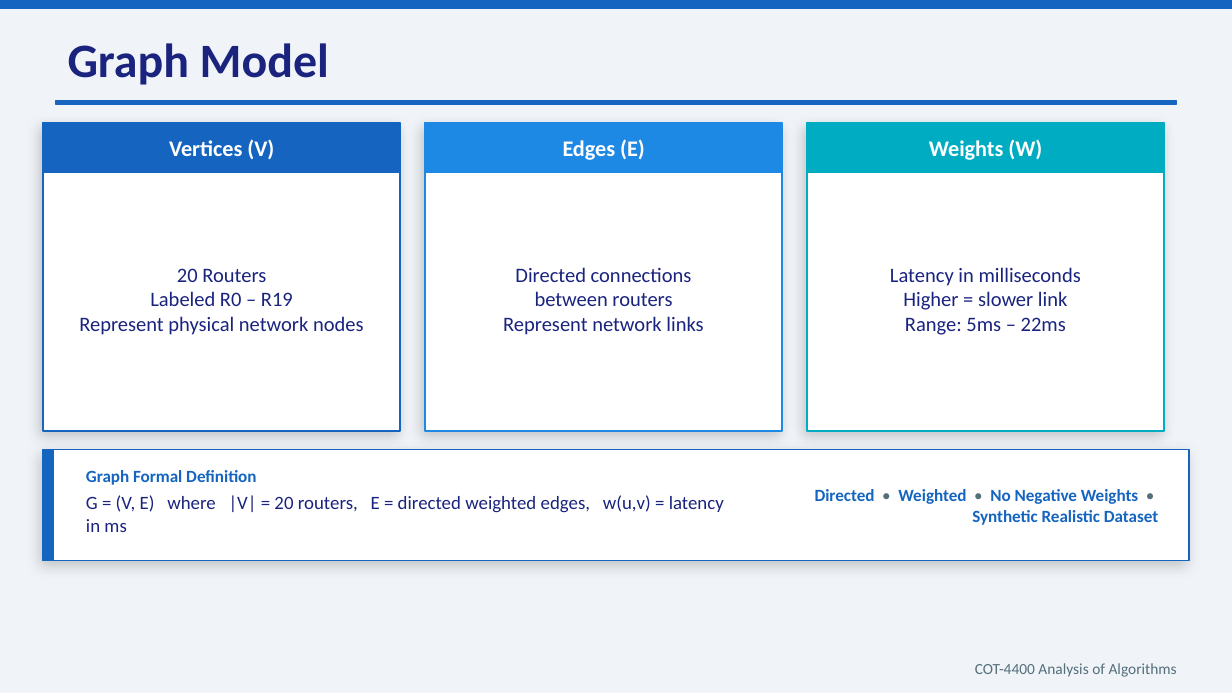
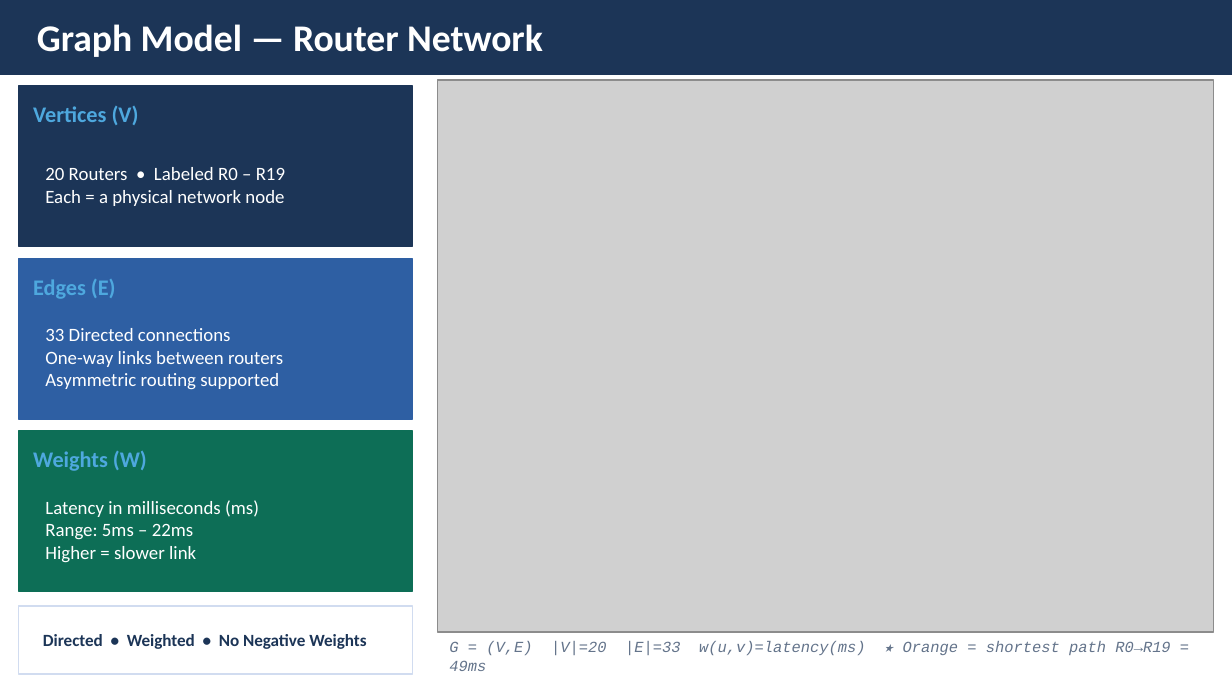
Before and after one commit to ZYXERO/COT4400-Router-Network-Optimization, a slide deck: slide 3 of docs/slides/COT4400_Presentation.pptx. Drawn at 1232x693 pixels with LibreOffice and Linux fonts; fonts in the diff are those of the drawing; grey boxes stand for pictures. Boxes give left, top, right and bottom in pixels: in the first picture for what was removed or moved away, otherwise in the second. Text is boxed around its words. In the diff, an @@ line names an element or a change of style, - is before the commit and + after.

```diff
--- a/docs/slides/COT4400_Presentation.pptx
+++ b/docs/slides/COT4400_Presentation.pptx
@@ background #F0F4F8 to #FFFFFF @@
@@ rectangle: place and size @@
-rectangle at [0,0,1232,9]
+rectangle at [0,0,1232,74]
@@ rectangle at [0,0,1232,74]: fill #1565C0 to #1C3557; outline #1565C0 1 pt to #1C3557 1 pt @@
@@ text at [37,24,543,57]: text changed; size 28 to 22 pt; text colour #1A237E to #FFFFFF @@
-Graph Model
+Graph Model — Router Network
@@ rectangle at [18,86,413,246]: fill #1565C0 to #1C3557; outline #1565C0 1 pt to #1C3557 1 pt @@
@@ rectangle: place and size @@
-rectangle at [43,123,400,172]
+rectangle at [18,86,413,246]
@@ picture added at [437,80,1214,632] @@
@@ text "Vertices (V)": place and size @@
-text "Vertices (V)" at [169,139,274,159]
+text "Vertices (V)" at [33,106,139,125]
@@ rectangle removed at [55,101,1177,105] @@
@@ rectangle removed at [425,123,782,431] @@
@@ rectangle removed at [425,123,782,172] @@
@@ rectangle removed at [807,123,1164,431] @@
@@ rectangle removed at [807,123,1164,172] @@
@@ text at [45,167,285,206]: text changed; size 12 to 11 pt; text colour #1A237E to #FFFFFF @@
-20 Routers
-Labeled R0 – R19
-Represent physical network nodes
+20 Routers • Labeled R0 – R19
+Each = a physical network node
@@ rectangle: place and size @@
-rectangle at [43,123,400,431]
+rectangle at [18,259,413,419]
@@ rectangle at [18,259,413,419]: fill #FFFFFF to #2E5FA3; outline #1565C0 1 pt to #2E5FA3 1 pt; shadow off @@
@@ text "Edges (E)": place and size @@
-text "Edges (E)" at [563,139,645,160]
+text "Edges (E)" at [33,279,116,299]
@@ text removed at [503,267,703,335] @@
-Directed connections
-between routers
-Represent network links
@@ text added at [45,328,283,389], 11 pt, text #FFFFFF @@
+33 Directed connections
+One-way links between routers
+Asymmetric routing supported
@@ text at [905,317,1066,335]: paragraph removed @@
-Range: 5ms – 22ms
@@ rectangle added at [18,431,413,591], fill #0D6E56, outline #0D6E56 1 pt @@
@@ text colour #FFFFFF to #4EA8DE; alignment centre to left in 3 elements at [33,106,139,125], [33,279,116,299], [33,451,147,471] @@
@@ text "Weights (W)": place and size @@
-text "Weights (W)" at [929,139,1042,160]
+text "Weights (W)" at [33,451,147,471]
@@ rectangle removed at [43,450,1189,561] @@
@@ rectangle removed at [43,450,53,561] @@
@@ text removed at [86,470,256,485] @@
-Graph Formal Definition
@@ text "Latency in milliseconds (ms)": place and size @@
-text "Latency in milliseconds (ms)" at [890,267,1081,335]
+text "Latency in milliseconds (ms)" at [45,500,259,563]
@@ text at [45,500,259,540]: text changed; size 12 to 11 pt; text colour #1A237E to #FFFFFF @@
-Latency in milliseconds
+Latency in milliseconds (ms)
+Range: 5ms – 22ms
@@ text at [45,546,196,563]: size 12 to 11 pt, text colour #1A237E to #FFFFFF in "Higher = slower link"; alignment centre to left @@
@@ rectangle added at [18,606,413,674], fill #FFFFFF, outline #D1DCF0 1 pt @@
@@ text at [43,634,366,649]: text changed; text colour #1565C0 to #1C3557 @@
-Directed • Weighted • No Negative Weights • Synthetic Realistic Dataset
+Directed • Weighted • No Negative Weights
@@ text at [449,641,1170,655]: text changed; size 11 to 9 pt; font Calibri to Courier New; text colour #1A237E to #64748B; italic on @@
-G = (V, E) where |V| = 20 routers, E = directed weighted edges, w(u,v) = latency in ms
+G = (V,E) |V|=20 |E|=33 w(u,v)=latency(ms) ★ Orange = shortest path R0→R19 = 49ms
@@ text removed at [975,663,1177,677] @@
-COT-4400 Analysis of Algorithms
```
Also in this commit, not shown: 10 other slides changed, 4 slides added, 2 other files.
